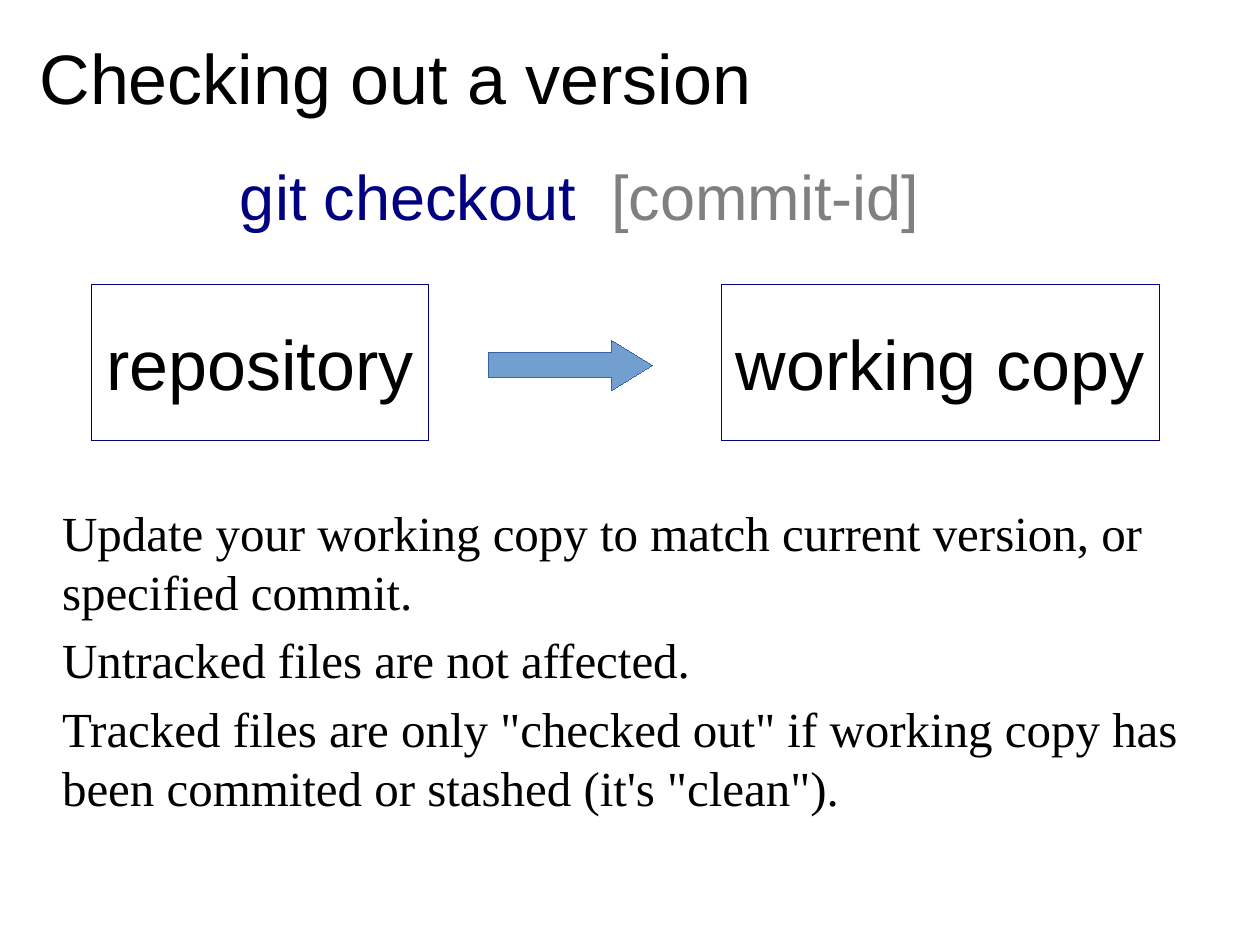
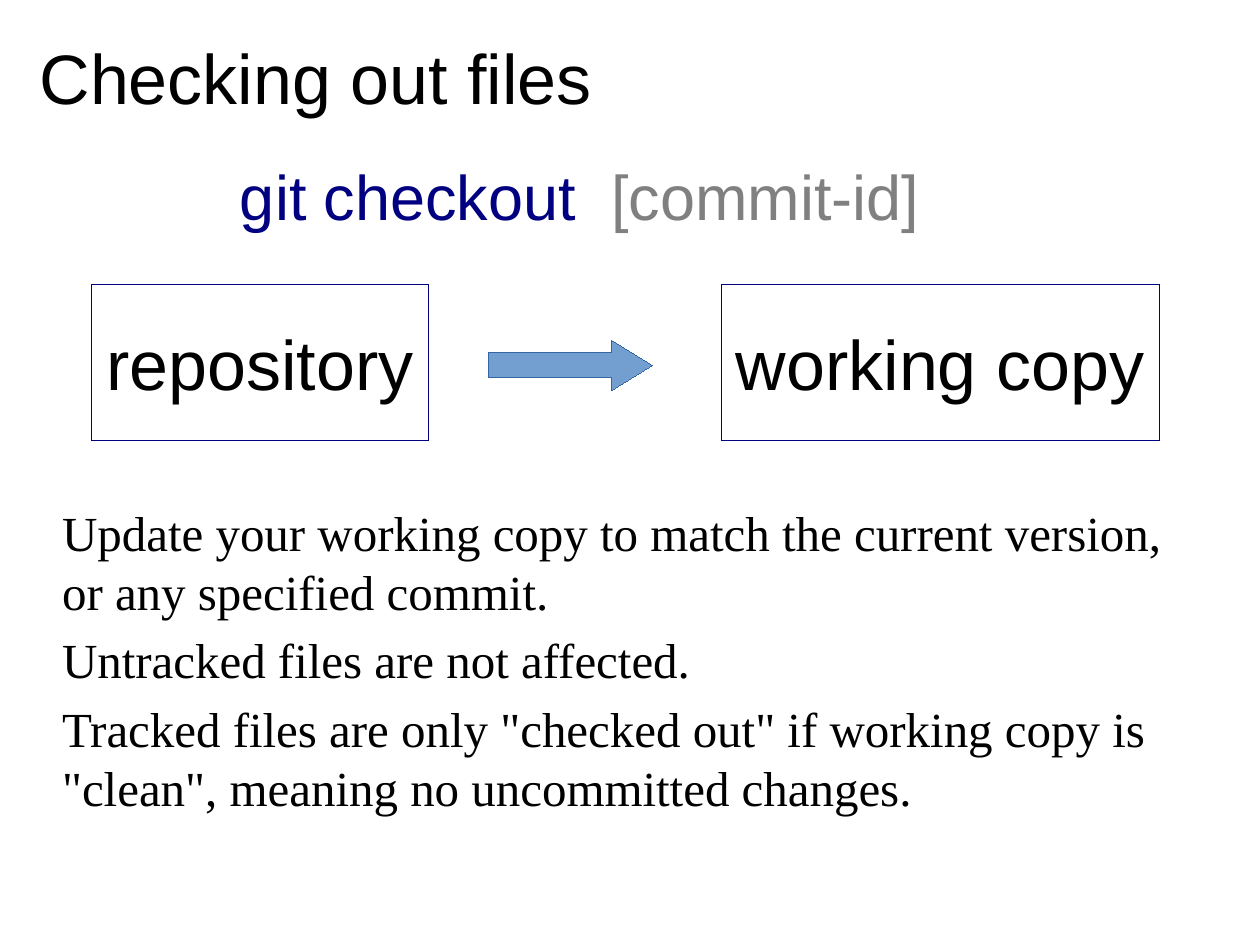
Before and after one commit to cpske/ISP, a slide deck: slide 9 of git/Git-Basics.odp. Drawn at 1260x945 pixels with LibreOffice and Linux fonts; fonts in the diff are those of the drawing. Boxes give left, top, right and bottom in pixels: in the first picture for what was removed or moved away, otherwise in the second. Text is boxed around its words. In the diff, an @@ line names an element or a change of style, - is before the commit and + after.

Commit message:
minor change in git slides

```diff
--- a/git/Git-Basics.odp
+++ b/git/Git-Basics.odp
@@ title at box(40, 53, 591, 117): text changed @@
-Checking out a version
+Checking out files
@@ text at box(62, 517, 1161, 619): text changed @@
-Update your working copy to match current version, or specified commit.
+Update your working copy to match the current version, or any specified commit.
@@ text at box(62, 712, 1145, 816): text changed @@
-Tracked files are only "checked out" if working copy has been commited or stashed (it's "clean").
+Tracked files are only "checked out" if working copy is "clean", meaning no uncommitted changes.
```
Also in this commit, not shown: 5 other slides changed, 4 other files.
